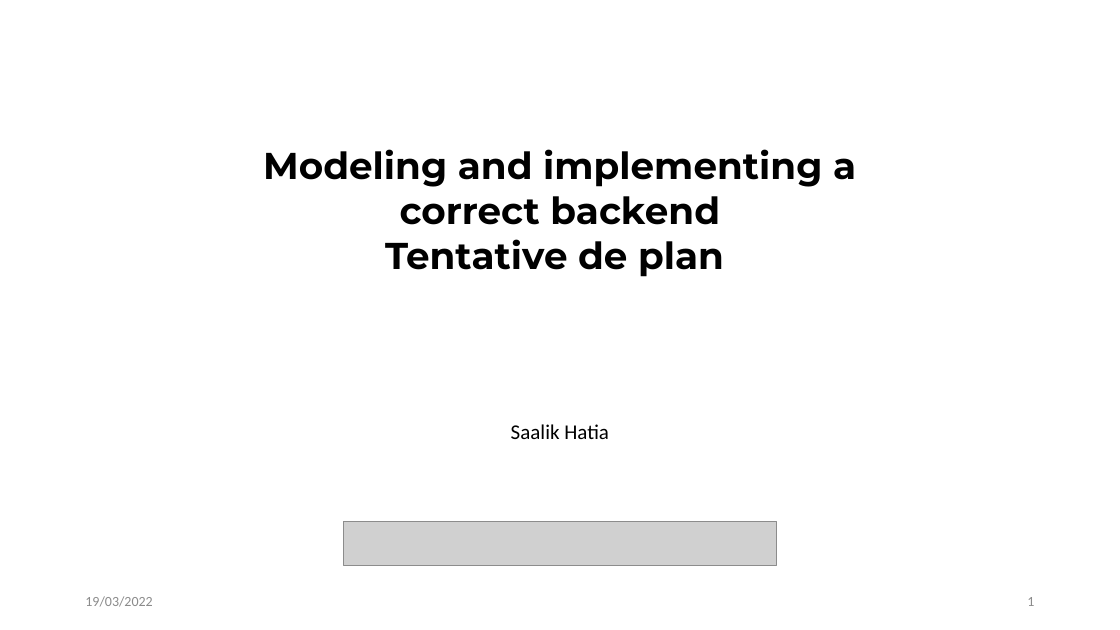
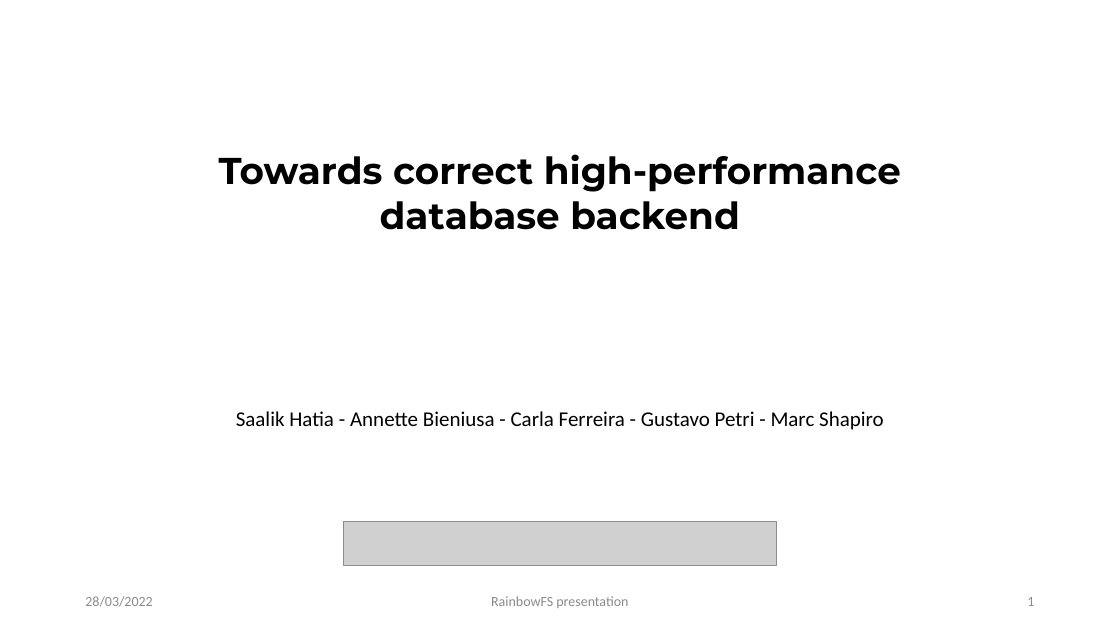
Before and after one commit to Saalik/MultiKVS, a slide deck: slide 1 of documents/workshopPresentation/rainbowfs.pptx. Drawn at 1120x630 pixels with LibreOffice and Linux fonts; fonts in the diff are those of the drawing; grey boxes stand for pictures. Boxes give left, top, right and bottom in pixels: in the first picture for what was removed or moved away, otherwise in the second. Text is boxed around its words. In the diff, an @@ line names an element or a change of style, - is before the commit and + after.

Commit message:
Added new plan for the paper

```diff
--- a/documents/workshopPresentation/rainbowfs.pptx
+++ b/documents/workshopPresentation/rainbowfs.pptx
@@ text at bbox=[219, 154, 901, 230]: text changed @@
-Modeling and implementing a correct backend
-Tentative de plan
+Towards correct high-performance database backend
@@ text at bbox=[236, 411, 884, 430]: text changed @@
-Saalik Hatia
+Saalik Hatia - Annette Bieniusa - Carla Ferreira - Gustavo Petri - Marc Shapiro
@@ text at bbox=[85, 596, 152, 607]: text changed @@
-19/03/2022
+28/03/2022
@@ text added at bbox=[491, 596, 628, 608], 12 pt, text #8C8C8C @@
+RainbowFS presentation
```
Also in this commit, not shown: 31 other slides changed, 46 slides added, 8 slides removed, 1 other file.
